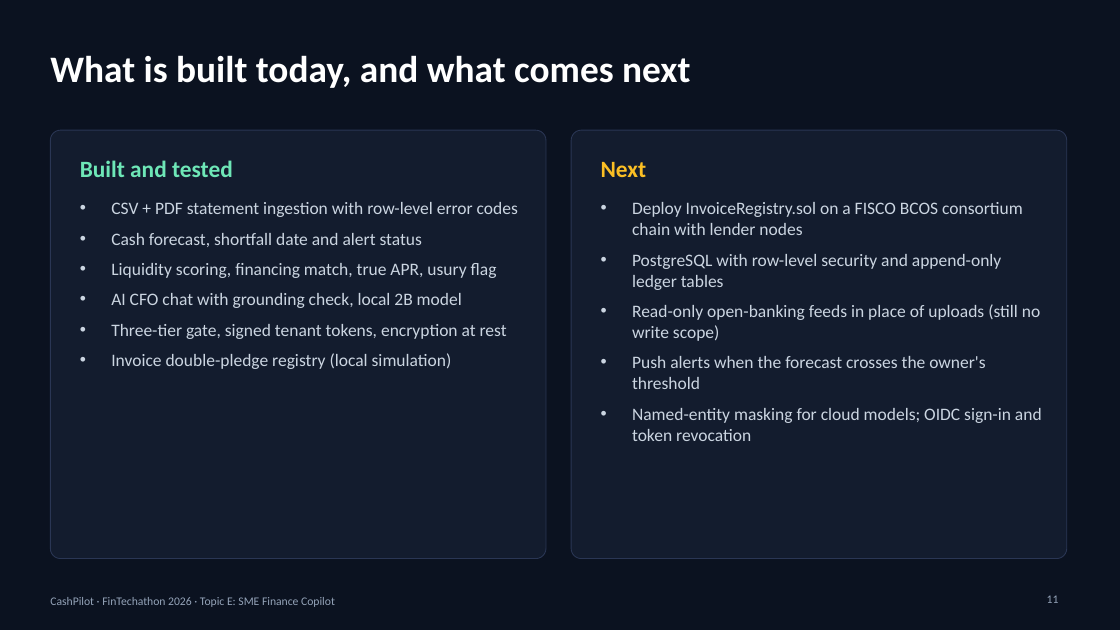
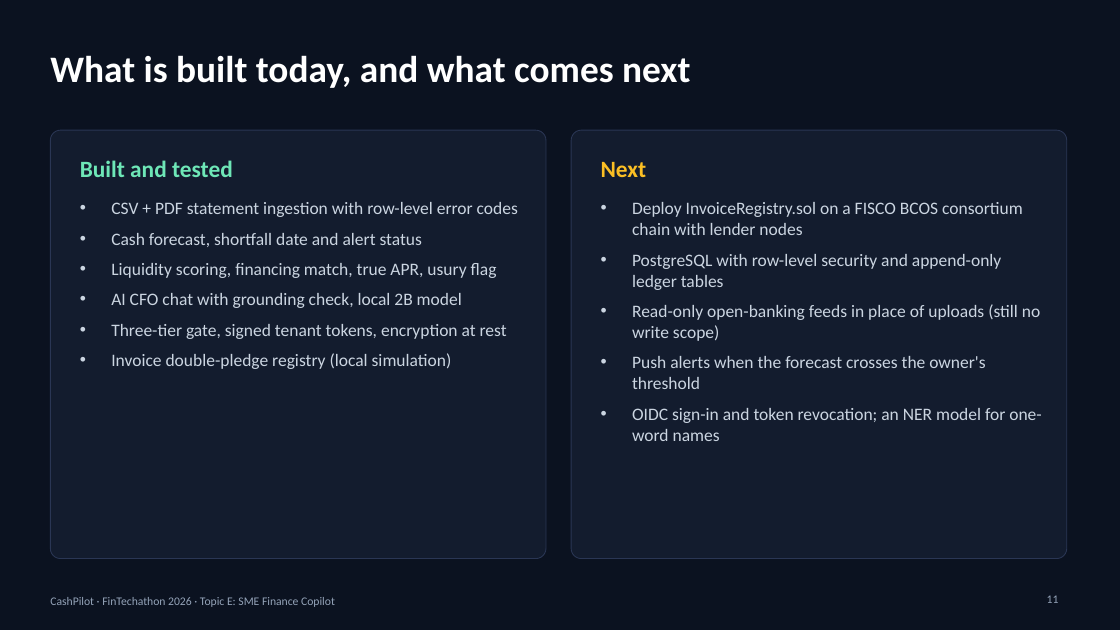
Before and after one commit to SamJU25/CashPilot, a slide deck: slide 11 of submission/02-presentation-deck/CashPilot_Presentation.pptx. Drawn at 1120x630 pixels with LibreOffice and Linux fonts; fonts in the diff are those of the drawing. Boxes give left, top, right and bottom in pixels: in the first picture for what was removed or moved away, otherwise in the second. Text is boxed around its words. In the diff, an @@ line names an element or a change of style, - is before the commit and + after.

```diff
--- a/submission/02-presentation-deck/CashPilot_Presentation.pptx
+++ b/submission/02-presentation-deck/CashPilot_Presentation.pptx
@@ text at (632, 408, 1041, 441): text changed @@
-• Named-entity masking for cloud models; OIDC sign-in and token revocation
+• OIDC sign-in and token revocation; an NER model for one-word names
```
Also in this commit, not shown: 2 other slides changed, 45 other files.
